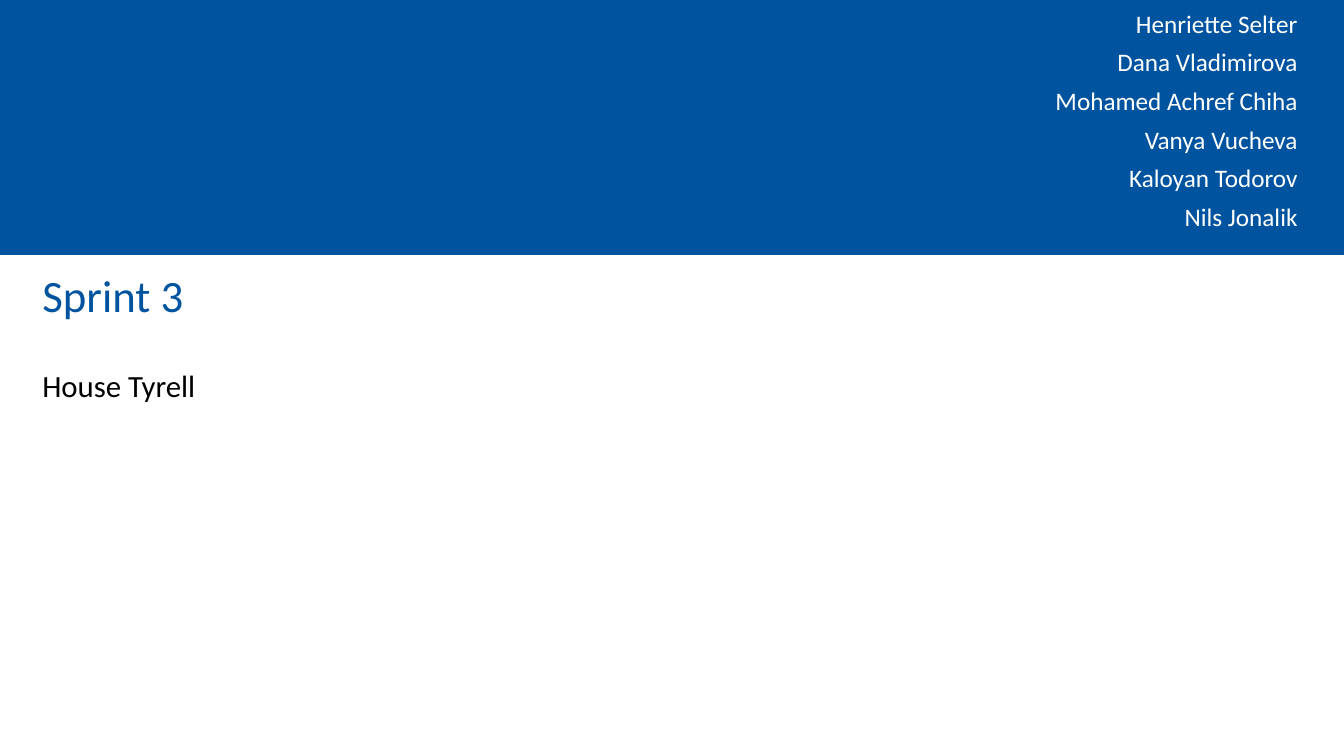
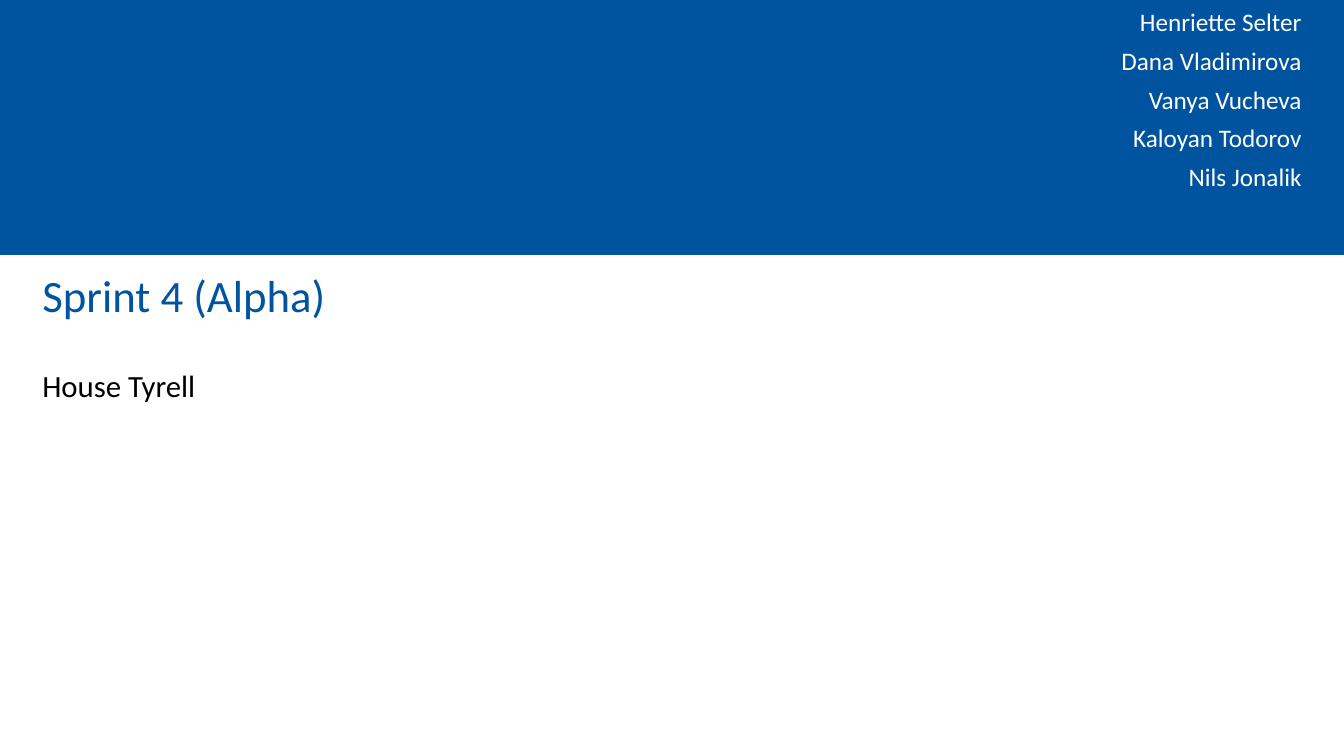
Before and after one commit to KaloyanT/gdis_test_suite, a slide deck: slide 1 of orga/Sprint_4_Presentation(Alpha).pptx. Drawn at 1344x756 pixels with LibreOffice and Linux fonts; fonts in the diff are those of the drawing; background and template pictures are left out. Boxes give left, top, right and bottom in pixels: in the first picture for what was removed or moved away, otherwise in the second. Text is boxed around its words. In the diff, an @@ line names an element or a change of style, - is before the commit and + after.

Commit message:
Updated Presentation for Sprint 4

```diff
--- a/orga/Sprint_4_Presentation(Alpha).pptx
+++ b/orga/Sprint_4_Presentation(Alpha).pptx
@@ text "Henriette Selter": place and size @@
-text "Henriette Selter" at [1055, 15, 1298, 226]
+text "Henriette Selter" at [1121, 13, 1302, 186]
@@ text at [1055, 92, 1298, 110]: paragraph removed @@
-Mohamed Achref Chiha
@@ title at [42, 279, 325, 320]: text changed @@
-Sprint 3
+Sprint 4 (Alpha)
```
Also in this commit, not shown: 2 slides added.
